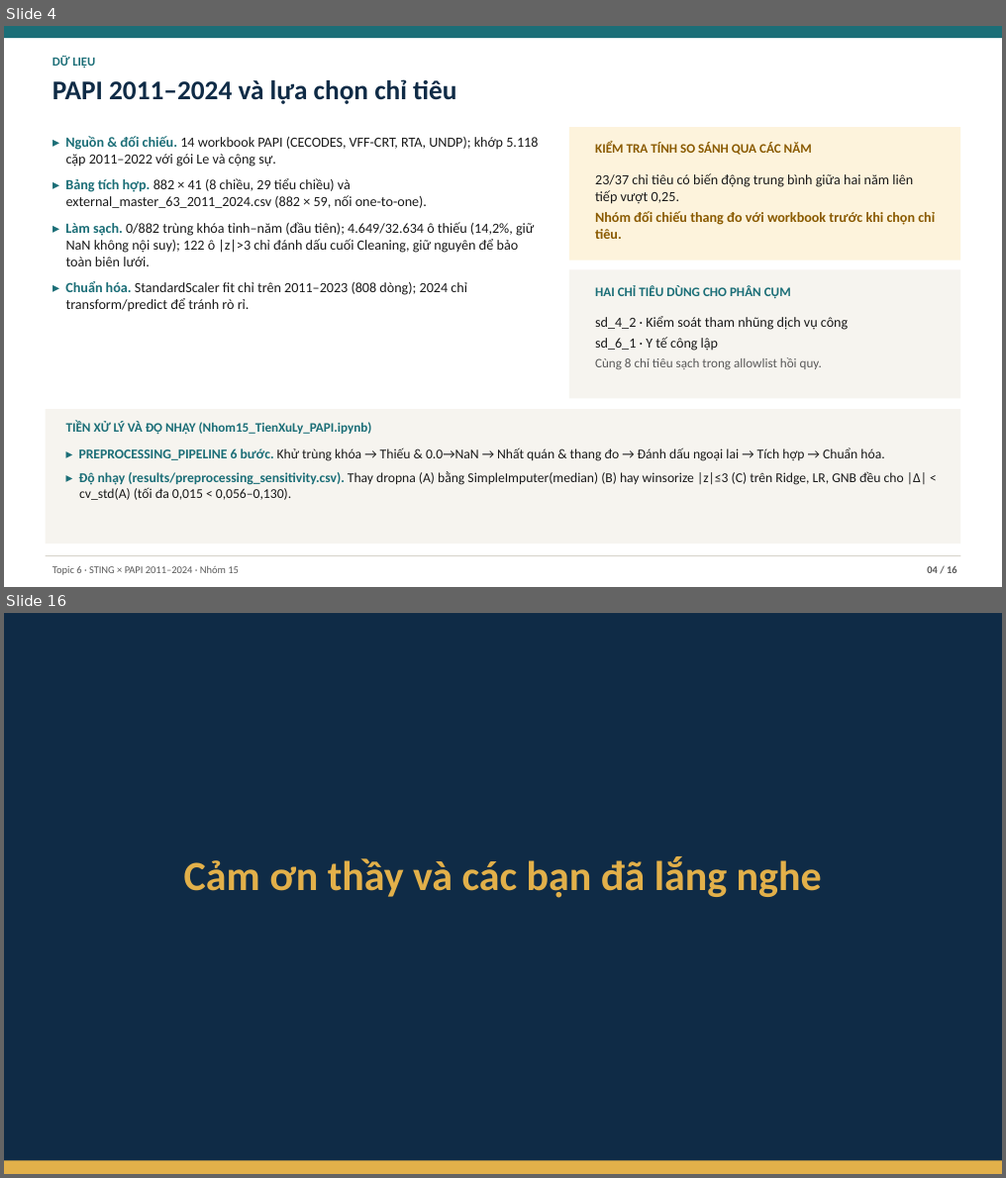
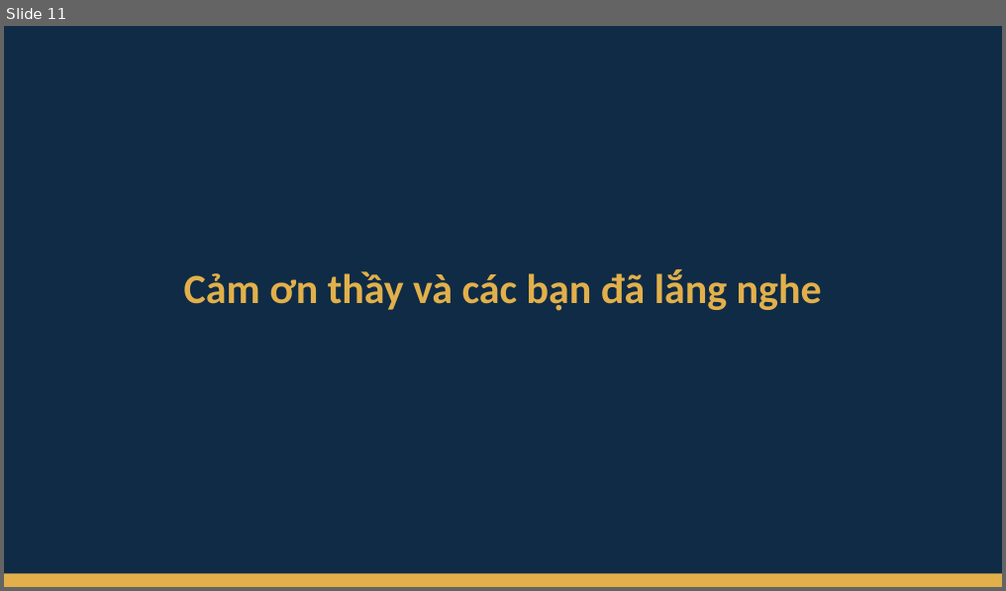
Before and after one commit to JasonTM17/Grid_Based_Sociology, a slide deck: slides/final.pptx. Shown one above the other, each under a label of ours: slides 4 and 16 before the commit, slide 11 after it; the slides between them are not shown. The pictures are 1006x1178 and 1006x591 pixels, drawn with LibreOffice and Linux fonts; fonts in the diff are those of the drawing. Boxes give left, top, right and bottom in pixels: in the first picture for what was removed or moved away, otherwise in the second. Text is boxed around its words. In the diff, an @@ line names an element or a change of style, - is before the commit and + after.

Commit message:
fix(submission): align final slides with the STING analysis

```diff
--- a/slides/final.pptx
+++ b/slides/final.pptx
@@ slide 4 removed at (4,26,1002,587), background #FFFFFF @@
@@ rectangle removed at (4,26,1002,38) @@
@@ text removed at (53,56,95,68) @@
-DỮ LIỆU
@@ text removed at (53,79,456,104) @@
-PAPI 2011–2024 và lựa chọn chỉ tiêu
@@ text removed at (65,136,538,312) @@
-▸ Nguồn & đối chiếu. 14 workbook PAPI (CECODES, VFF-CRT, RTA, UNDP); khớp 5.118 cặp 2011–2022 với gói Le và cộng sự.
-▸ Bảng tích hợp. 882 × 41 (8 chiều, 29 tiểu chiều) và external_master_63_2011_2024.csv (882 × 59, nối one-to-one).
-▸ Làm sạch. 0/882 trùng khóa tỉnh–năm (đầu tiên); 4.649/32.634 ô thiếu (14,2%, giữ NaN không nội suy); 122 ô |z|>3 chỉ đánh dấu cuối Cleaning, giữ nguyên để bảo toàn biên lưới.
-▸ Chuẩn hóa. StandardScaler fit chỉ trên 2011–2023 (808 dòng); 2024 chỉ transform/predict để tránh rò rỉ.
@@ rectangle removed at (569,127,960,261) @@
@@ text removed at (595,142,812,155) @@
-KIỂM TRA TÍNH SO SÁNH QUA CÁC NĂM
@@ text removed at (595,174,935,239) @@
-23/37 chỉ tiêu có biến động trung bình giữa hai năm liên tiếp vượt 0,25.
-Nhóm đối chiếu thang đo với workbook trước khi chọn chỉ tiêu.
@@ rectangle removed at (569,271,960,399) @@
@@ text removed at (595,285,791,298) @@
-HAI CHỈ TIÊU DÙNG CHO PHÂN CỤM
@@ text removed at (595,316,847,370) @@
-sd_4_2 · Kiểm soát tham nhũng dịch vụ công
-sd_6_1 · Y tế công lập
-Cùng 8 chỉ tiêu sạch trong allowlist hồi quy.
@@ rectangle removed at (46,409,960,544) @@
@@ text removed at (66,421,372,435) @@
-TIỀN XỬ LÝ VÀ ĐỘ NHẠY (Nhom15_TienXuLy_PAPI.ipynb)
@@ text removed at (79,448,927,500) @@
-▸ PREPROCESSING_PIPELINE 6 bước. Khử trùng khóa → Thiếu & 0.0→NaN → Nhất quán & thang đo → Đánh dấu ngoại lai → Tích hợp → Chuẩn hóa.
-▸ Độ nhạy (results/preprocessing_sensitivity.csv). Thay dropna (A) bằng SimpleImputer(median) (B) hay winsorize |z|≤3 (C) trên Ridge, LR, GNB đều cho |Δ| < cv_std(A) (tối đa 0,015 < 0,056–0,130).
@@ rectangle removed at (46,556,960,557) @@
@@ text removed at (53,567,239,575) @@
-Topic 6 · STING × PAPI 2011–2024 · Nhóm 15
@@ text removed at (927,567,957,573) @@
-04 / 16
@@ what was slide 16 is now slide 11 @@
```
Also in this commit, not shown: 2 slides changed, 8 slides added, 12 other slides removed, 12 other files.
